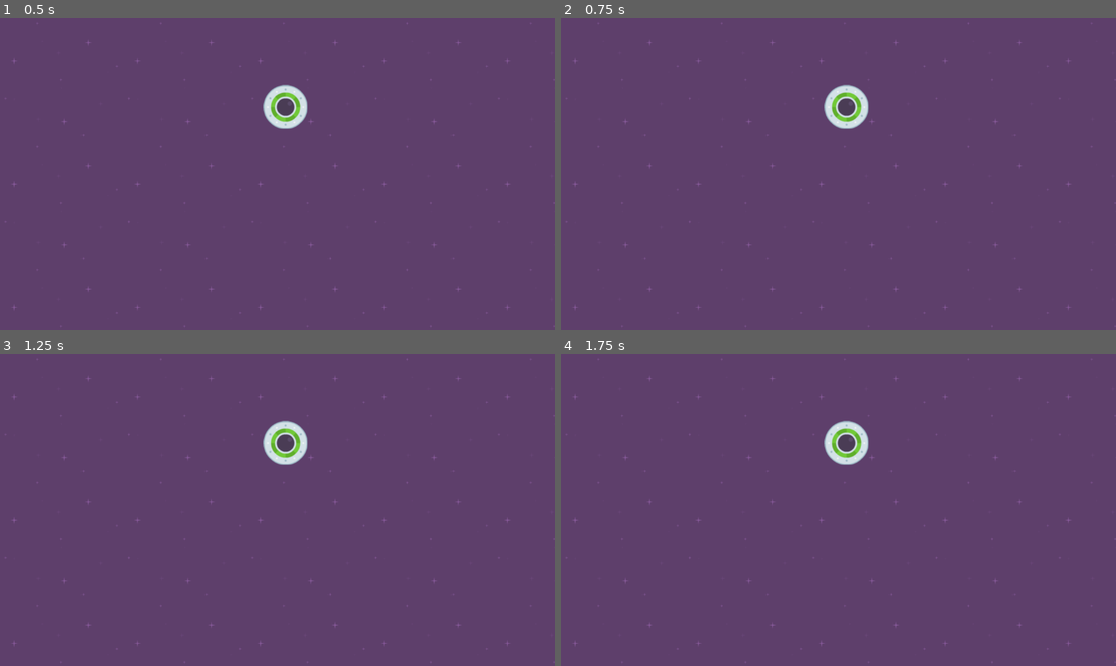
Above: before the commit, frames 1-4 (two rows, left to right).
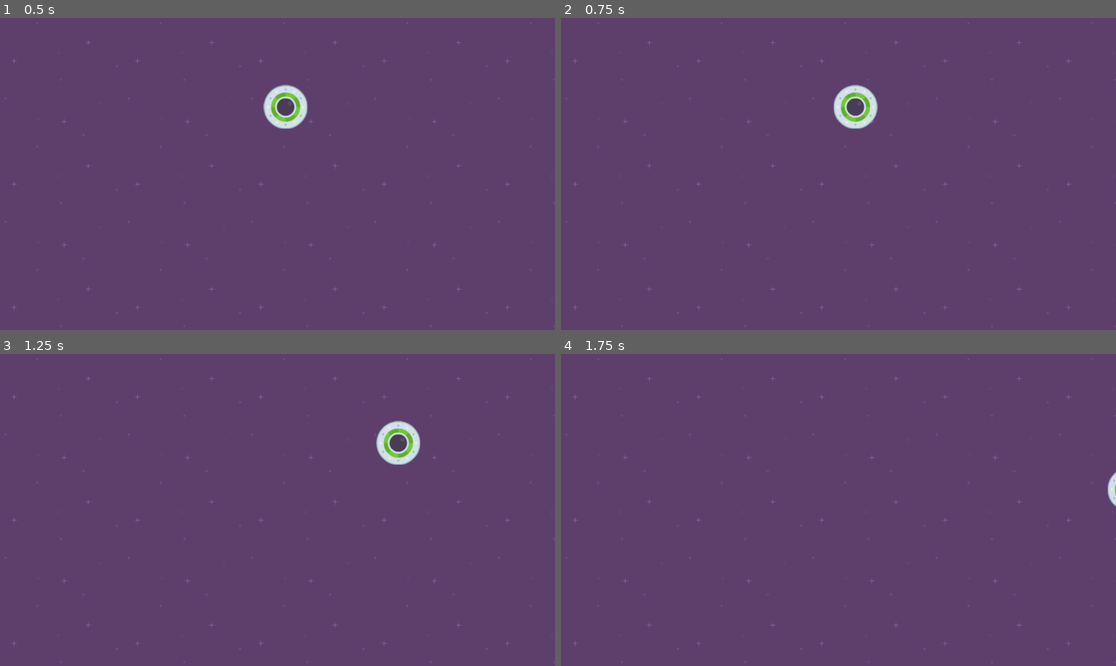
Above: after the commit, the same moments.

Repository: joelgroomer/godot-gamedev-2d-course
Game: Godot game, scene res://level_1.tscn
Two runs of this game, one before a commit and one after it. Both use one fixed random seed, a clock stepped at 60 frames per second and the inputs below.
Inputs:
- Up to frame 1 (0.5 s): no input
- Up to frame 2 (0.75 s): tap Enter at 0.5 s; hold Right (move_right, bound only after the commit) from 0.53 s (still down)
- Up to frame 3 (1.25 s): keep holding Right (move_right, bound only after the commit)
- Up to frame 4 (1.75 s): release Right (move_right, bound only after the commit) at 1.28 s; hold S (move_down, bound only after the commit) from 1.28 s (still down)

Frame 1 is identical in both runs. In frame 2, 1.0% of the frame differs, in the area x 47-58%, y 21-36%; in frame 3, 1.5%, in the area x 47-76%, y 21-36%; in frame 4, 0.9%.

Commit message:
Add input mappings

Diff:
--- /dev/null
+++ b/speedy_saucer/level.gd
@@ -0,0 +1,5 @@
+extends Node2D
+
+# Called when the node enters the scene tree for the first time.
+func _ready():
+	print("Hello, world!")
--- a/speedy_saucer/level_1.tscn
+++ b/speedy_saucer/level_1.tscn
@@ -1,11 +1,14 @@
-[gd_scene load_steps=3 format=3 uid="uid://r1r7l0kiqsrp"]
+[gd_scene load_steps=4 format=3 uid="uid://r1r7l0kiqsrp"]
 
 [ext_resource type="Texture2D" uid="uid://cbp20jildw8jj" path="res://purple.png" id="1_5d367"]
+[ext_resource type="Script" path="res://level.gd" id="1_wcrg6"]
 [ext_resource type="PackedScene" uid="uid://4yo2th38dx2" path="res://player.tscn" id="2_0xh43"]
 
 [node name="Level1" type="Node2D"]
+script = ExtResource("1_wcrg6")
 
 [node name="Background" type="TextureRect" parent="."]
+z_index = -100
 offset_right = 1152.0
 offset_bottom = 648.0
 texture = ExtResource("1_5d367")
--- /dev/null
+++ b/speedy_saucer/player.gd
@@ -0,0 +1,21 @@
+extends RigidBody2D
+
+
+# Called when the node enters the scene tree for the first time.
+func _ready():
+	pass
+
+# Called every frame. 'delta' is the elapsed time since the previous frame.
+func _process(delta):
+	pass
+
+func _physics_process(delta):
+	var force = 1000
+	if Input.is_action_pressed("move_right"):
+		apply_force(Vector2(force,0))
+	if Input.is_action_pressed("move_left"):
+		apply_force(Vector2(-force,0))
+	if Input.is_action_pressed("move_up"):
+		apply_force(Vector2(0,-force))
+	if Input.is_action_pressed("move_down"):
+		apply_force(Vector2(0,force))
--- a/speedy_saucer/player.tscn
+++ b/speedy_saucer/player.tscn
@@ -1,12 +1,14 @@
-[gd_scene load_steps=3 format=3 uid="uid://4yo2th38dx2"]
+[gd_scene load_steps=4 format=3 uid="uid://4yo2th38dx2"]
 
 [ext_resource type="Texture2D" uid="uid://ookd3gepyrlt" path="res://ufoGreen.png" id="1_jg7b8"]
+[ext_resource type="Script" path="res://player.gd" id="1_n4w00"]
 
 [sub_resource type="CircleShape2D" id="CircleShape2D_ka1d8"]
 radius = 45.0
 
 [node name="Player" type="RigidBody2D"]
 gravity_scale = 1.66533e-16
+script = ExtResource("1_n4w00")
 
 [node name="Sprite2D" type="Sprite2D" parent="."]
 texture = ExtResource("1_jg7b8")
--- a/speedy_saucer/project.godot
+++ b/speedy_saucer/project.godot
@@ -14,3 +14,30 @@
 run/main_scene="res://level_1.tscn"
 config/features=PackedStringArray("4.2", "Forward Plus")
 config/icon="res://icon.svg"
+
+[input]
+
+move_right={
+"deadzone": 0.5,
+"events": [Object(InputEventKey,"resource_local_to_scene":false,"resource_name":"","device":0,"window_id":0,"alt_pressed":false,"shift_pressed":false,"ctrl_pressed":false,"meta_pressed":false,"pressed":false,"keycode":0,"physical_keycode":4194321,"key_label":0,"unicode":0,"echo":false,"script":null)
+, Object(InputEventKey,"resource_local_to_scene":false,"resource_name":"","device":0,"window_id":0,"alt_pressed":false,"shift_pressed":false,"ctrl_pressed":false,"meta_pressed":false,"pressed":false,"keycode":0,"physical_keycode":68,"key_label":0,"unicode":0,"echo":false,"script":null)
+]
+}
+move_left={
+"deadzone": 0.5,
+"events": [Object(InputEventKey,"resource_local_to_scene":false,"resource_name":"","device":-1,"window_id":0,"alt_pressed":false,"shift_pressed":false,"ctrl_pressed":false,"meta_pressed":false,"pressed":false,"keycode":0,"physical_keycode":65,"key_label":0,"unicode":97,"echo":false,"script":null)
+, Object(InputEventKey,"resource_local_to_scene":false,"resource_name":"","device":-1,"window_id":0,"alt_pressed":false,"shift_pressed":false,"ctrl_pressed":false,"meta_pressed":false,"pressed":false,"keycode":0,"physical_keycode":4194319,"key_label":0,"unicode":0,"echo":false,"script":null)
+]
+}
+move_up={
+"deadzone": 0.5,
+"events": [Object(InputEventKey,"resource_local_to_scene":false,"resource_name":"","device":-1,"window_id":0,"alt_pressed":false,"shift_pressed":false,"ctrl_pressed":false,"meta_pressed":false,"pressed":false,"keycode":0,"physical_keycode":87,"key_label":0,"unicode":119,"echo":false,"script":null)
+, Object(InputEventKey,"resource_local_to_scene":false,"resource_name":"","device":-1,"window_id":0,"alt_pressed":false,"shift_pressed":false,"ctrl_pressed":false,"meta_pressed":false,"pressed":false,"keycode":0,"physical_keycode":4194320,"key_label":0,"unicode":0,"echo":false,"script":null)
+]
+}
+move_down={
+"deadzone": 0.5,
+"events": [Object(InputEventKey,"resource_local_to_scene":false,"resource_name":"","device":-1,"window_id":0,"alt_pressed":false,"shift_pressed":false,"ctrl_pressed":false,"meta_pressed":false,"pressed":false,"keycode":0,"physical_keycode":83,"key_label":0,"unicode":115,"echo":false,"script":null)
+, Object(InputEventKey,"resource_local_to_scene":false,"resource_name":"","device":-1,"window_id":0,"alt_pressed":false,"shift_pressed":false,"ctrl_pressed":false,"meta_pressed":false,"pressed":false,"keycode":0,"physical_keycode":4194322,"key_label":0,"unicode":0,"echo":false,"script":null)
+]
+}
